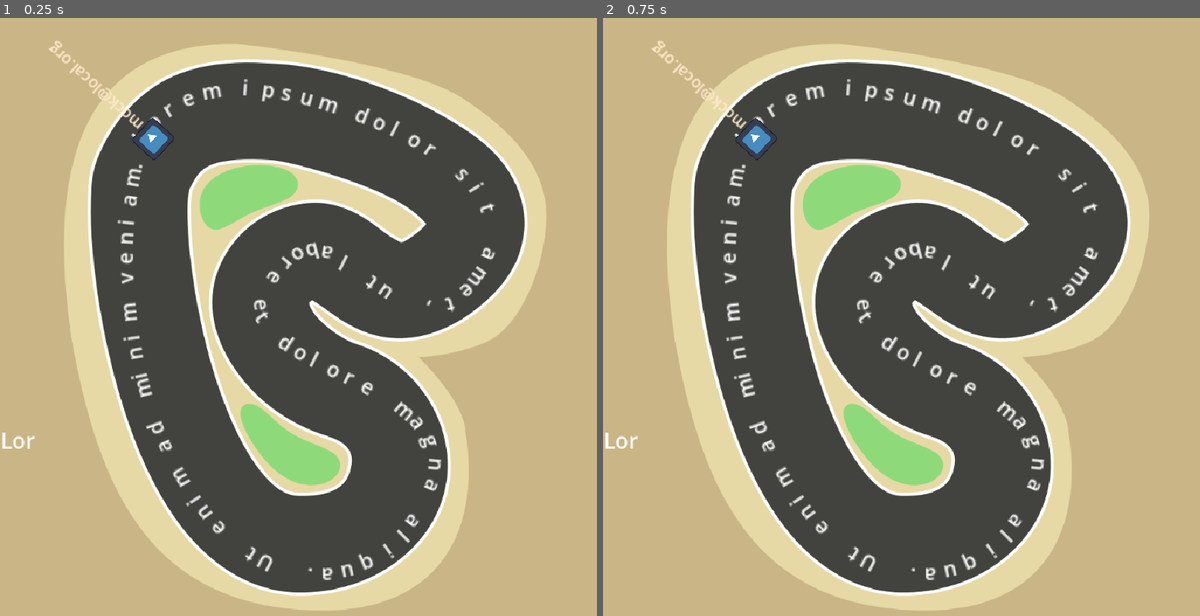
Above: before the commit, frames 1-2 (left to right).
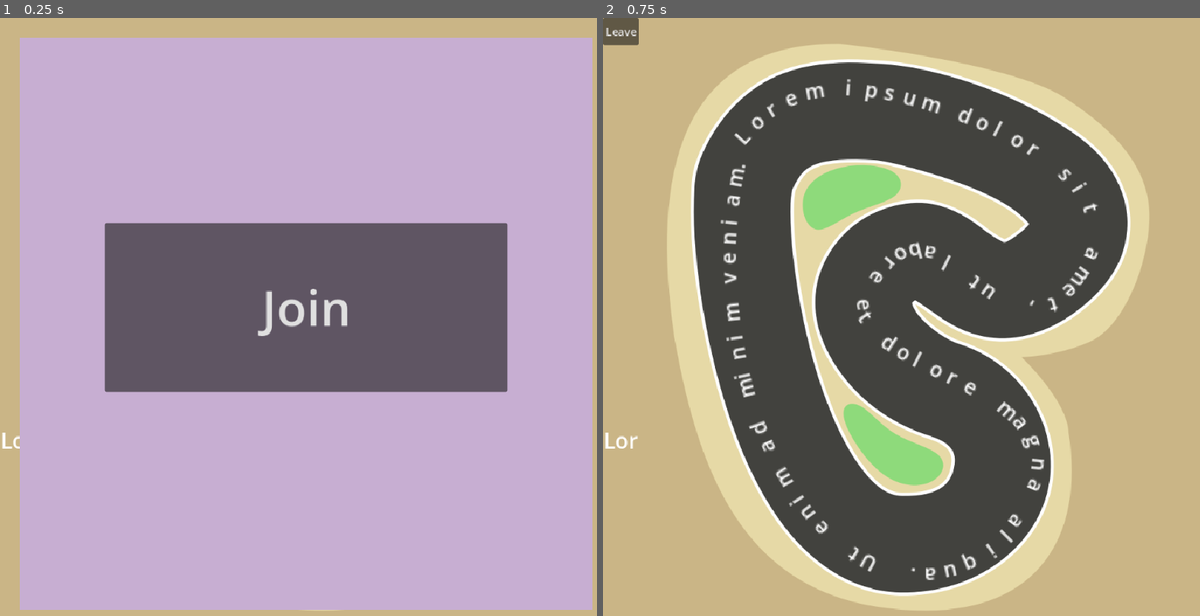
Above: after the commit, the same moments.

Repository: toger5/Godot-MatrixRTC-Keyboard-Kart
Game: Godot game, scene res://Track.tscn
Same seed, same stepped clock (60 frames per second), same inputs: the game is played once before the commit and once after it. The engine's default icon, where the game draws it, is replaced by a stand-in: a white triangle on a blue panel in a dark square.
Inputs (mouse positions are in pixels of both pictures, inside the frame that each line leads up to):
- Up to frame 1 (0.25 s): no input
- Up to frame 2 (0.75 s): click (907, 305) at 0.5 s, where only the run after the commit has a clickable "Join"

The runs differ from the first frame. In frame 1, 91% of the frame differs, in the area x 3-100%, y 3-99%; in frame 2, 0.6%.
Error after the commit: Attempt to call function 'log' in base 'null instance' on a null instance. (res://matrixRTCBridge.gd:23)

Commit message:
Implement Join / Leave logic into Godot (instead of via `index.html`)
- Project upgraded to Godot 4.6 (no major changes)
- Removed `;` endings to couple `var` in `matrixRTCBridge.gd`
- Setup `connected_changed` signal for `connected$` from SDK
- Commented out `sdk.join()` in HTML for testing
- Added Join / Leave UI elements to `Track.tscn`

Current state: Initial Join succeeds, Leave succeeds. Susequent Join/Leaves fail.

Diff:
--- a/Track.tscn
+++ b/Track.tscn
@@ -1,10 +1,10 @@
-[gd_scene load_steps=9 format=3 uid="uid://bjwt3ktqp7yy0"]
+[gd_scene format=3 uid="uid://bjwt3ktqp7yy0"]
 
 [ext_resource type="Script" uid="uid://7g80mrtfc0jk" path="res://track.gd" id="1_ytexg"]
 [ext_resource type="Texture2D" uid="uid://cqs0nhg12serw" path="res://assets/map.svg" id="2_0j5gg"]
 [ext_resource type="Script" uid="uid://b1ryqfo8uh20r" path="res://car.gd" id="2_7by0s"]
 [ext_resource type="Texture2D" uid="uid://dgqve3hgjxl58" path="res://icon.svg" id="2_8dni2"]
-[ext_resource type="Script" uid="uid://rmawjarusoh8" path="res://mockRTCBridge.gd" id="5_0j5gg"]
+[ext_resource type="Script" uid="uid://dm7bc7k0vwy38" path="res://matrixRTCBridge.gd" id="5_0j5gg"]
 
 [sub_resource type="Curve2D" id="Curve2D_xe1eg"]
 bake_interval = 1.0
@@ -18,25 +18,25 @@
 [sub_resource type="LabelSettings" id="LabelSettings_7by0s"]
 font_size = 32
 
-[node name="Track" type="Node2D"]
+[node name="Track" type="Node2D" unique_id=467830721]
 script = ExtResource("1_ytexg")
 
-[node name="Map" type="Sprite2D" parent="."]
+[node name="Map" type="Sprite2D" parent="." unique_id=1178423865]
 position = Vector2(458, 457)
 scale = Vector2(0.9744961, 0.974496)
 texture = ExtResource("2_0j5gg")
 
-[node name="Path2D" type="Path2D" parent="."]
+[node name="Path2D" type="Path2D" parent="." unique_id=1010967932]
 position = Vector2(171.12897, 149.90593)
 scale = Vector2(1.4560369, 1.4560369)
 curve = SubResource("Curve2D_xe1eg")
 
-[node name="letter" type="PathFollow2D" parent="."]
+[node name="letter" type="PathFollow2D" parent="." unique_id=202541833]
 visible = false
 position = Vector2(13, 78)
 scale = Vector2(2.3200002, 2.3200002)
 
-[node name="Label" type="Label" parent="letter"]
+[node name="Label" type="Label" parent="letter" unique_id=921396583]
 offset_left = -5.5315185
 offset_top = -12.425873
 offset_right = 34.468483
@@ -44,7 +44,7 @@
 scale = Vector2(0.5669729, 0.5669729)
 text = "A"
 
-[node name="Car" type="PathFollow2D" parent="."]
+[node name="Car" type="PathFollow2D" parent="." unique_id=984848809]
 visible = false
 modulate = Color(1, 1, 1, 0.53333336)
 position = Vector2(34, 26)
@@ -52,11 +52,11 @@
 scale = Vector2(0.99999994, 0.99999994)
 script = ExtResource("2_7by0s")
 
-[node name="Sprite2D" type="Sprite2D" parent="Car"]
+[node name="Sprite2D" type="Sprite2D" parent="Car" unique_id=106725261]
 scale = Vector2(0.25150257, 0.25150257)
 texture = ExtResource("2_8dni2")
 
-[node name="Name" type="Label" parent="Car"]
+[node name="Name" type="Label" parent="Car" unique_id=241471250]
 offset_left = -12.113382
 offset_top = -17.27038
 offset_right = 27.886618
@@ -64,7 +64,7 @@
 rotation = -1.5771996
 label_settings = SubResource("LabelSettings_fo0vr")
 
-[node name="TypeHelper" type="Label" parent="."]
+[node name="TypeHelper" type="Label" parent="." unique_id=691345339]
 offset_left = 1.0
 offset_top = 602.0
 offset_right = 41.0
@@ -72,6 +72,38 @@
 label_settings = SubResource("LabelSettings_7by0s")
 metadata/_edit_use_anchors_ = true
 
-[node name="RtcBridge" type="Node" parent="."]
+[node name="RtcBridge" type="Node" parent="." unique_id=1909422305]
 unique_name_in_owner = true
 script = ExtResource("5_0j5gg")
+
+[node name="HBoxContainer" type="HBoxContainer" parent="." unique_id=1434661234]
+offset_right = 40.0
+offset_bottom = 40.0
+
+[node name="Leave" type="Button" parent="HBoxContainer" unique_id=707912960]
+unique_name_in_owner = true
+visible = false
+layout_mode = 2
+text = "Leave"
+
+[node name="JoinBg" type="ColorRect" parent="." unique_id=358065795]
+unique_name_in_owner = true
+z_index = 1
+offset_left = 29.0
+offset_top = 29.0
+offset_right = 875.0
+offset_bottom = 875.0
+color = Color(0.78011364, 0.6822529, 0.82379544, 1)
+
+[node name="Join" type="Button" parent="." unique_id=1660475597]
+unique_name_in_owner = true
+z_index = 2
+offset_left = 155.0
+offset_top = 303.0
+offset_right = 750.0
+offset_bottom = 553.0
+theme_override_font_sizes/font_size = 72
+text = "Join"
+
+[connection signal="pressed" from="HBoxContainer/Leave" to="RtcBridge" method="_on_leave_pressed"]
+[connection signal="pressed" from="Join" to="RtcBridge" method="_on_join_pressed"]
--- a/matrixRTCBridge.gd
+++ b/matrixRTCBridge.gd
@@ -3,12 +3,14 @@
 var _data_callback_ref = JavaScriptBridge.create_callback(_data_callback)
 var _members_callback_ref = JavaScriptBridge.create_callback(_members_callback)
 var _local_member_callback_ref = JavaScriptBridge.create_callback(_local_member_callback)
-var console;
-var sdk;
+var _connected_callback_ref = JavaScriptBridge.create_callback(_connected_callback)
+var console
+var sdk
 
 signal member_change(members)
 signal local_member_change(member)
 signal car_position_change(member_id: String, car_pos: int)
+signal connected_changed(connected: bool)
 
 func update_own_car_position(car_pos: int):
 	sdk.sendData(car_pos)
@@ -27,6 +29,8 @@
 	sdk.dataObs.subscribe(_data_callback_ref)
 	sdk.membersObs.subscribe(_members_callback_ref)
 	sdk.localMemberObs.subscribe(_local_member_callback_ref)
+	sdk.connectedObs.subscribe(_connected_callback_ref)
+
 
 func _data_callback(args:Array):
 	var data_rtc_obj = args[0]
@@ -56,3 +60,31 @@
 
 	console.log("GODOT _local_member_callback emit: ", "id",local_member_rtc.membership.memberId, "name", local_member_rtc.membership.userId)
 	emit_signal("local_member_change", {"id":local_member_rtc.membership.memberId, "name": local_member_rtc.membership.userId})
+
+func _connected_callback(args):
+	print("GODOT Update connectedObs", args[0])
+	var connected_status: bool = args[0]
+	if connected_status:
+		%Leave.visible = true
+		%Join.visible = false
+		%JoinBg.visible = false
+	else:
+		%Leave.visible = false
+		%Join.visible = true
+		%JoinBg.visible = true
+	emit_signal("connected_changed", args[0])
+
+
+func _on_leave_pressed() -> void:
+	emit_signal("connected_changed", false)
+	%Leave.visible = false
+	%Join.visible = true
+	%JoinBg.visible = true
+	sdk.leave()
+
+func _on_join_pressed() -> void:
+	emit_signal("connected_changed", true)
+	%Leave.visible = true
+	%Join.visible = false
+	%JoinBg.visible = false
+	sdk.join()
--- a/project.godot
+++ b/project.godot
@@ -8,11 +8,15 @@
 
 config_version=5
 
+[animation]
+
+compatibility/default_parent_skeleton_in_mesh_instance_3d=true
+
 [application]
 
 config/name="WebAppTest"
 run/main_scene="uid://bjwt3ktqp7yy0"
-config/features=PackedStringArray("4.5", "GL Compatibility")
+config/features=PackedStringArray("4.6", "GL Compatibility")
 config/icon="res://icon.svg"
 
 [display]
--- a/track.gd
+++ b/track.gd
@@ -84,11 +84,18 @@
 	print("GODOT message to sent", message)
 	$RtcBridge.send_text_message(message)
 
+func on_connected_changed(connected:bool) -> void:
+	if not connected:
+		if ownCar:
+			carPath.remove_child(ownCar)
+			ownCar = null
+
 func _ready() -> void:
 	#connect to RtcBridgeSignals
 	$RtcBridge.connect("car_position_change",on_position_update)
 	$RtcBridge.connect("member_change", on_rtc_member_update)
 	$RtcBridge.connect("local_member_change", on_local_rtc_member_update)
+	$RtcBridge.connect("connected_changed", on_connected_changed)
 	$RtcBridge.start_emitters()
 
 	set_process_input(true)
Not shown, changed: export_presets.cfg
Not shown, changed: matrixRTC/index.html
